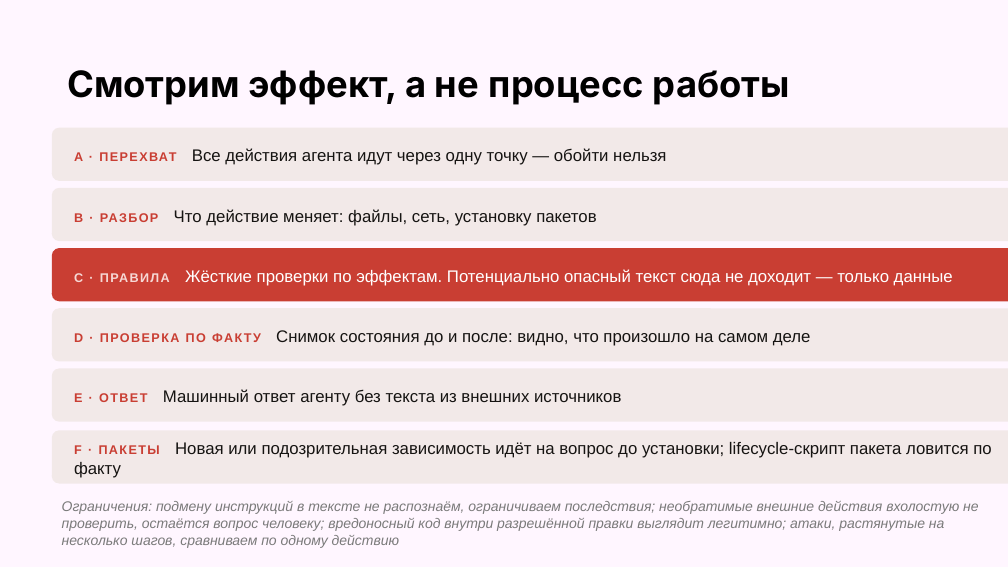
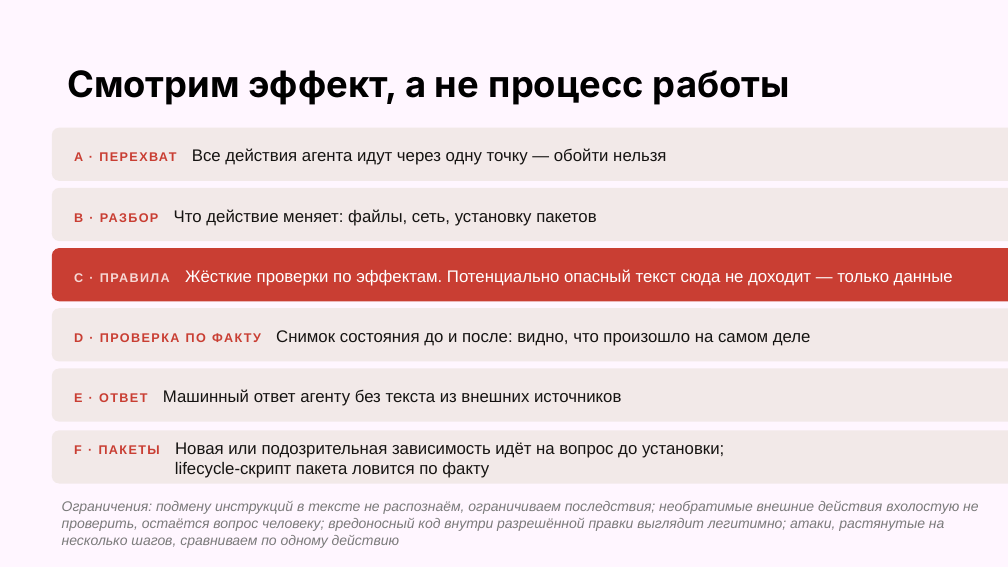
Before and after one commit to hchgssarwyh/kilocode, a slide deck: slide 4 of docs/auto-mode-hackathon/final/presentation-final.pptx (slide 3 before the commit). Drawn at 1008x567 pixels with LibreOffice and Linux fonts; fonts in the diff are those of the drawing. Boxes give left, top, right and bottom in pixels: in the first picture for what was removed or moved away, otherwise in the second. Text is boxed around its words. In the diff, an @@ line names an element or a change of style, - is before the commit and + after.

```diff
--- a/docs/auto-mode-hackathon/final/presentation-final.pptx
+++ b/docs/auto-mode-hackathon/final/presentation-final.pptx
@@ text in rounded rectangle at (74,442,724,478): text changed @@
-F · ПАКЕТЫ Новая или подозрительная зависимость идёт на вопрос до установки; lifecycle-скрипт пакета ловится по факту
+F · ПАКЕТЫ Новая или подозрительная зависимость идёт на вопрос до установки;
+lifecycle-скрипт пакета ловится по факту
```
Also in this commit, not shown: 3 other slides changed, 4 other files.
